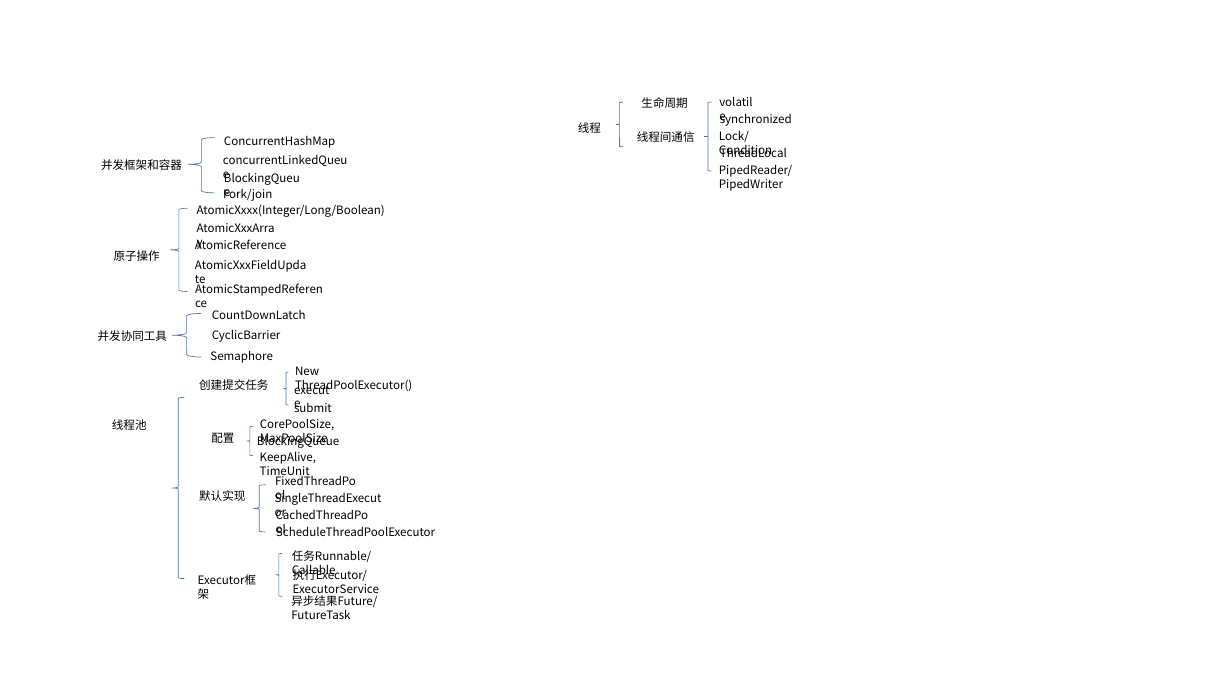
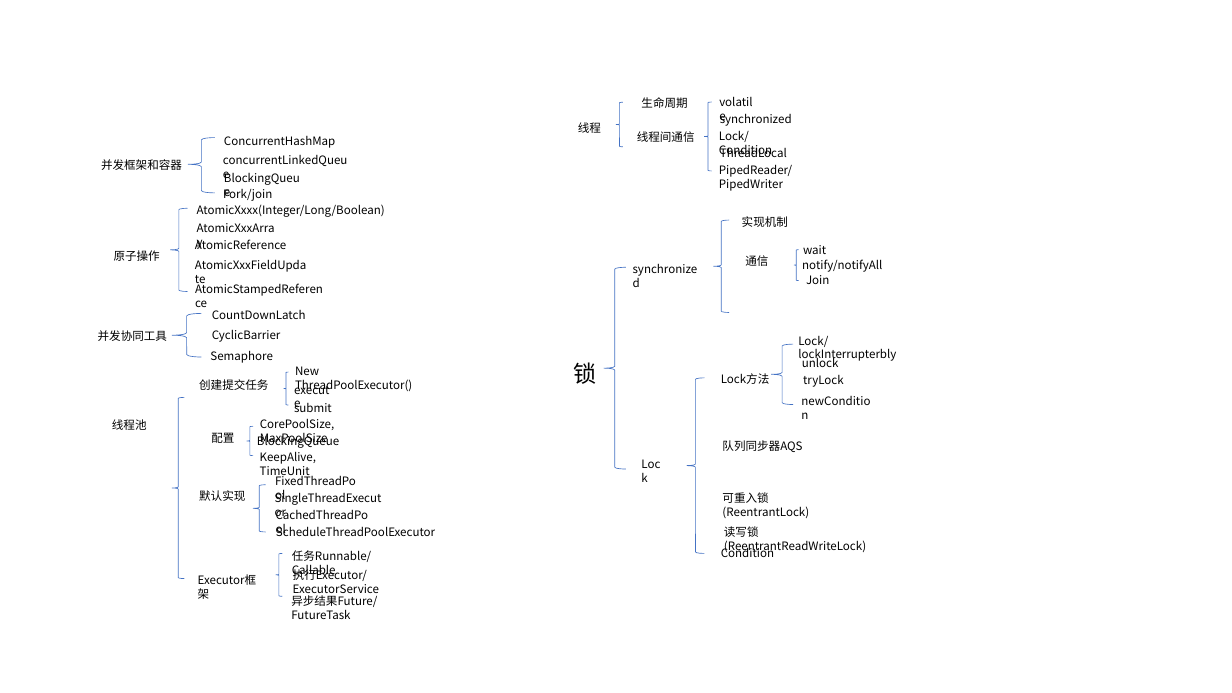
Before and after one commit to hello-deh/javaexercise, a slide deck: slide 1 of week4/并发脑图.pptx. Drawn at 1232x693 pixels with LibreOffice and Linux fonts; fonts in the diff are those of the drawing. Boxes give left, top, right and bottom in pixels: in the first picture for what was removed or moved away, otherwise in the second. Text is boxed around its words. In the diff, an @@ line names an element or a change of style, - is before the commit and + after.

```diff
--- a/week4/并发脑图.pptx
+++ b/week4/并发脑图.pptx
@@ left brace added at (714,220,729,312), outline #4472C4 0.5 pt @@
@@ text added at (742,216,788,227), 9 pt, text #000000 @@
+实现机制
@@ left brace added at (604,267,626,469), outline #4472C4 0.5 pt @@
@@ text added at (624,257,710,280), 9 pt, text #000000 @@
+synchronized
@@ text added at (745,255,768,266), 9 pt, text #000000 @@
+通信
@@ left brace added at (794,250,799,280), outline #4472C4 0.5 pt @@
@@ text added at (802,259,882,272), 9 pt, text #000000 @@
+notify/notifyAll
@@ text added at (803,245,826,254), 9 pt, text #000000 @@
+wait
@@ text added at (806,275,829,284), 9 pt, text #000000 @@
+Join
@@ left brace added at (771,344,793,404), outline #4472C4 0.5 pt @@
@@ text added at (798,336,896,363), 9 pt, text #000000 @@
+Lock/lockInterrupterbly
@@ text added at (802,355,839,367), 9 pt, text #000000 @@
+unlock
@@ text added at (574,362,597,384), 18 pt, text #000000 @@
+锁
@@ left brace added at (687,378,704,554), outline #4472C4 0.5 pt @@
@@ text added at (721,373,770,384), 9 pt, text #000000 @@
+Lock方法
@@ text added at (803,375,844,387), 9 pt, text #000000 @@
+tryLock
@@ text added at (793,390,887,413), 9 pt, text #000000 @@
+newCondition
@@ text added at (722,440,802,452), 9 pt, text #000000 @@
+队列同步器AQS
@@ text added at (632,453,674,476), 9 pt, text #000000 @@
+Lock
@@ text added at (722,492,809,518), 9 pt, text #000000 @@
+可重入锁(ReentrantLock)
@@ text added at (724,526,866,554), 9 pt, text #000000 @@
+读写锁(ReentrantReadWriteLock)
@@ text added at (721,545,774,557), 9 pt, text #000000 @@
+Condition
```
Also in this commit, not shown: 1 other file.
